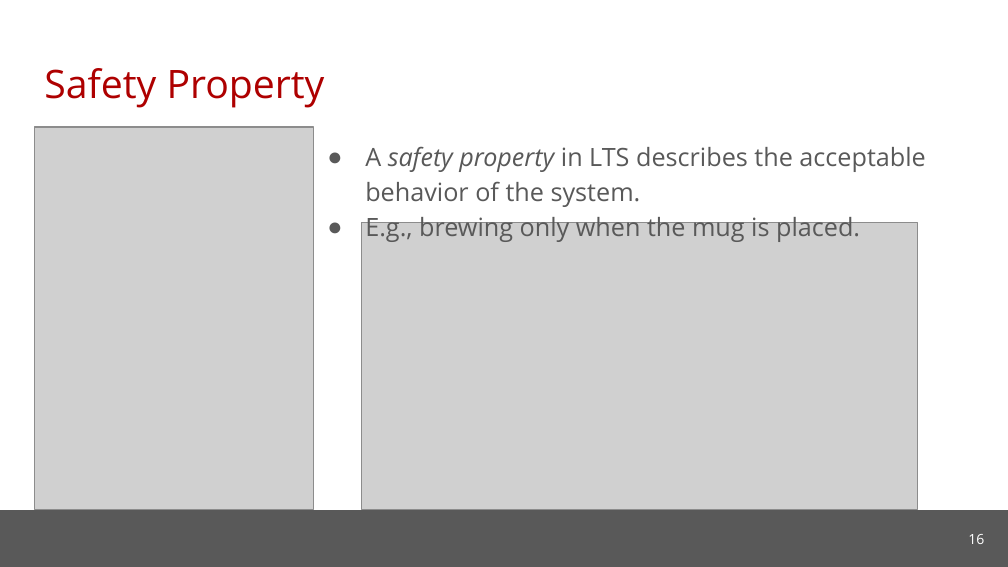
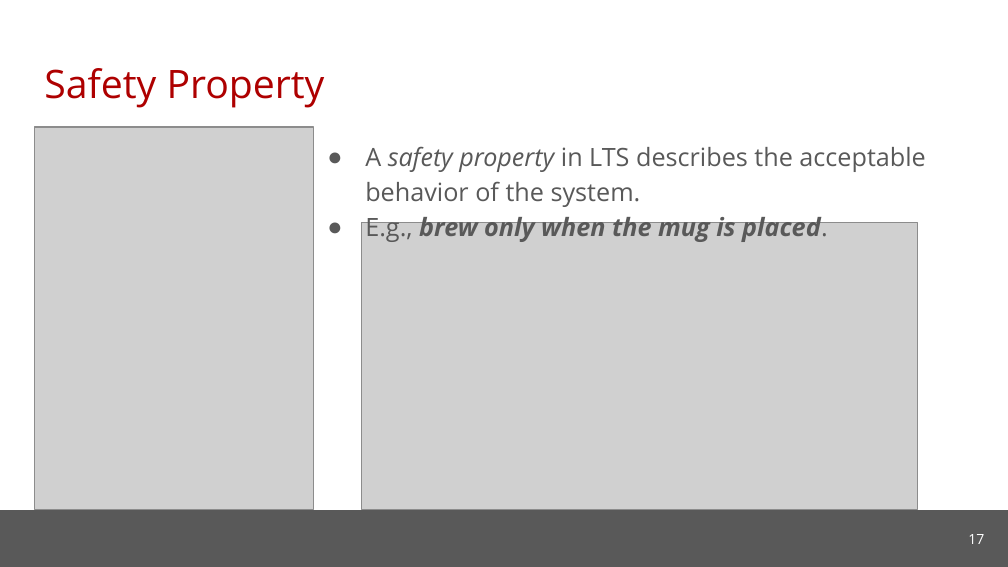
Before and after one commit to cmu-soda/Robustness, a slide deck: slide 17 of Robustness-SSSG.pptx (slide 16 before the commit). Drawn at 1008x567 pixels with LibreOffice and Linux fonts; fonts in the diff are those of the drawing; grey boxes stand for pictures; background and template pictures are left out. Boxes give left, top, right and bottom in pixels: in the first picture for what was removed or moved away, otherwise in the second. Text is boxed around its words. In the diff, an @@ line names an element or a change of style, - is before the commit and + after.

```diff
--- a/Robustness-SSSG.pptx
+++ b/Robustness-SSSG.pptx
@@ text at <box>365,212,828,242</box>: text changed; bold on; italic on @@
-● E.g., brewing only when the mug is placed.
+● E.g., brew only when the mug is placed.
@@ page number at <box>968,534,984,544</box>: text changed @@
-16
+17
```
Also in this commit, not shown: 18 other slides changed, 9 slides added, 13 slides removed.
